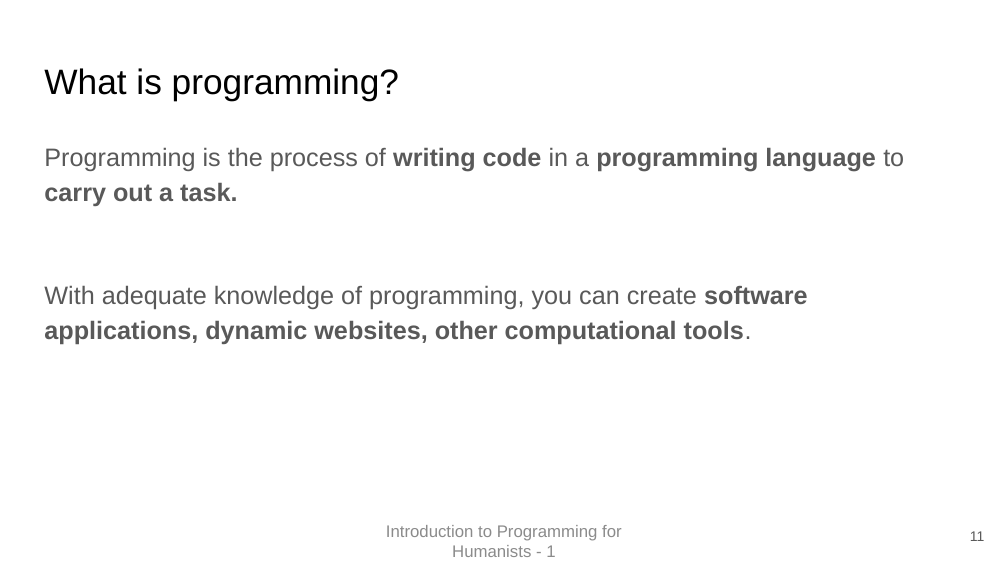
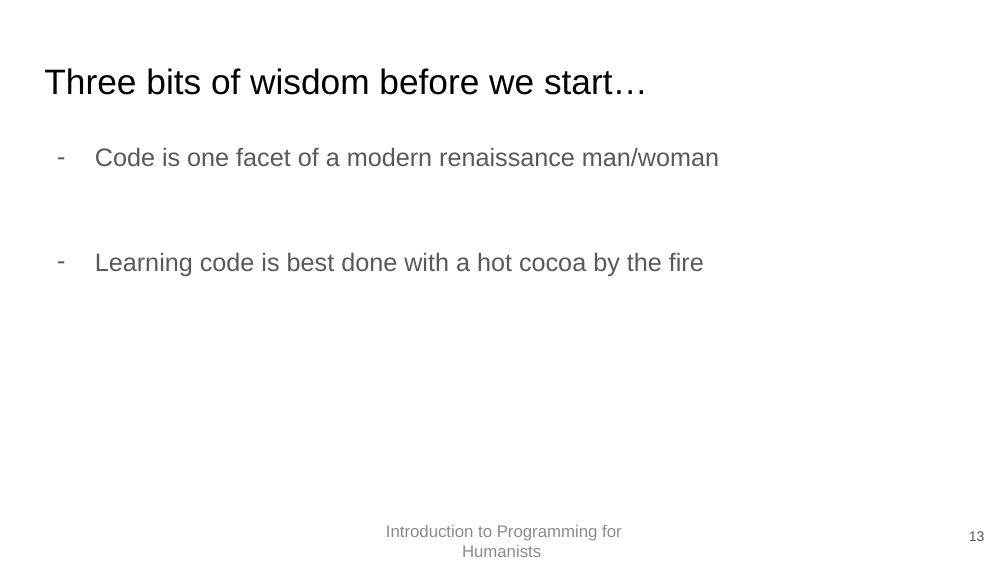
Before and after one commit to EvanEames/IPFH2526, a slide deck: slide 13 of week1/First Class.pptx (slide 11 before the commit). Drawn at 1008x567 pixels with LibreOffice and Linux fonts; fonts in the diff are those of the drawing. Boxes give left, top, right and bottom in pixels: in the first picture for what was removed or moved away, otherwise in the second. Text is boxed around its words. In the diff, an @@ line names an element or a change of style, - is before the commit and + after.

```diff
--- a/week1/First Class.pptx
+++ b/week1/First Class.pptx
@@ title at bbox=[44, 68, 648, 95]: text changed @@
-What is programming?
+Three bits of wisdom before we start…
@@ text at bbox=[95, 147, 719, 276]: text changed; bold off @@
-Programming is the process of writing code in a programming language to carry out a task.
-With adequate knowledge of programming, you can create software applications, dynamic websites, other computational tools.
+– Code is one facet of a modern renaissance man/woman
+– Learning code is best done with a hot cocoa by the fire
@@ text at bbox=[386, 525, 622, 557]: text changed @@
-Introduction to Programming for Humanists - 1
+Introduction to Programming for Humanists
@@ page number at bbox=[969, 531, 985, 541]: text changed @@
-11
+13
```
Also in this commit, not shown: 14 other slides changed, 22 slides removed, 3 other files.
